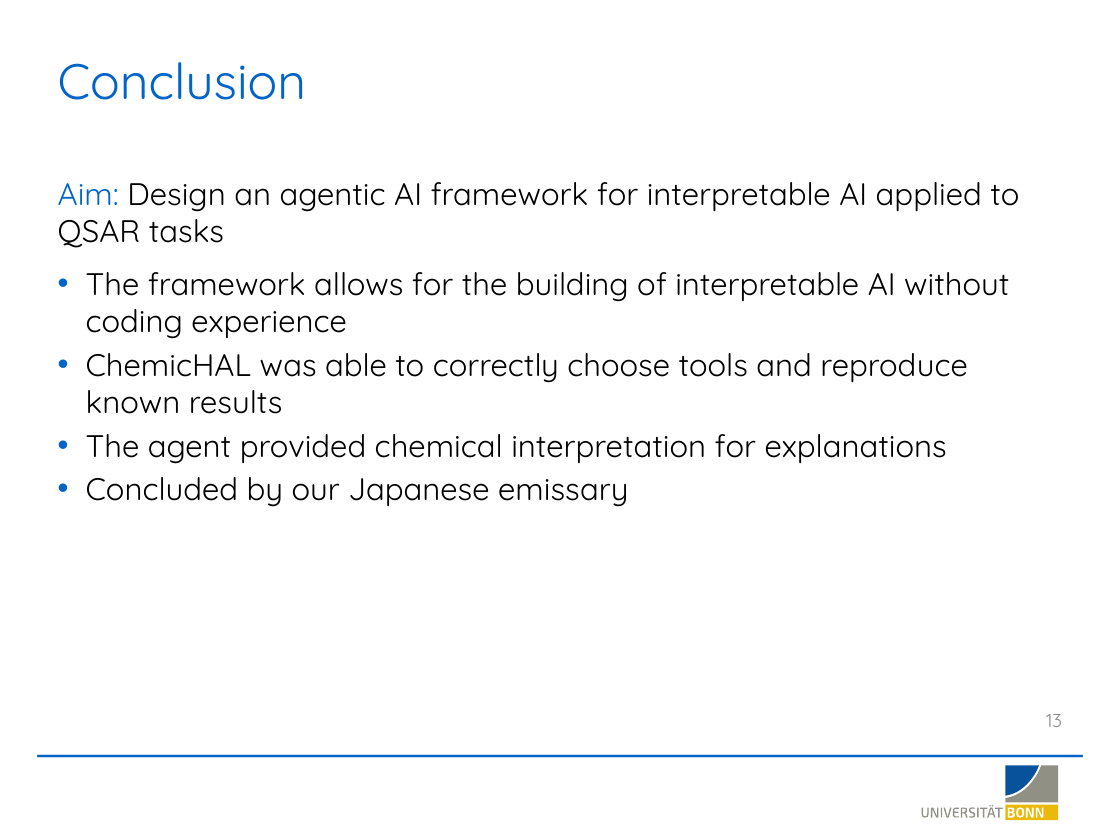
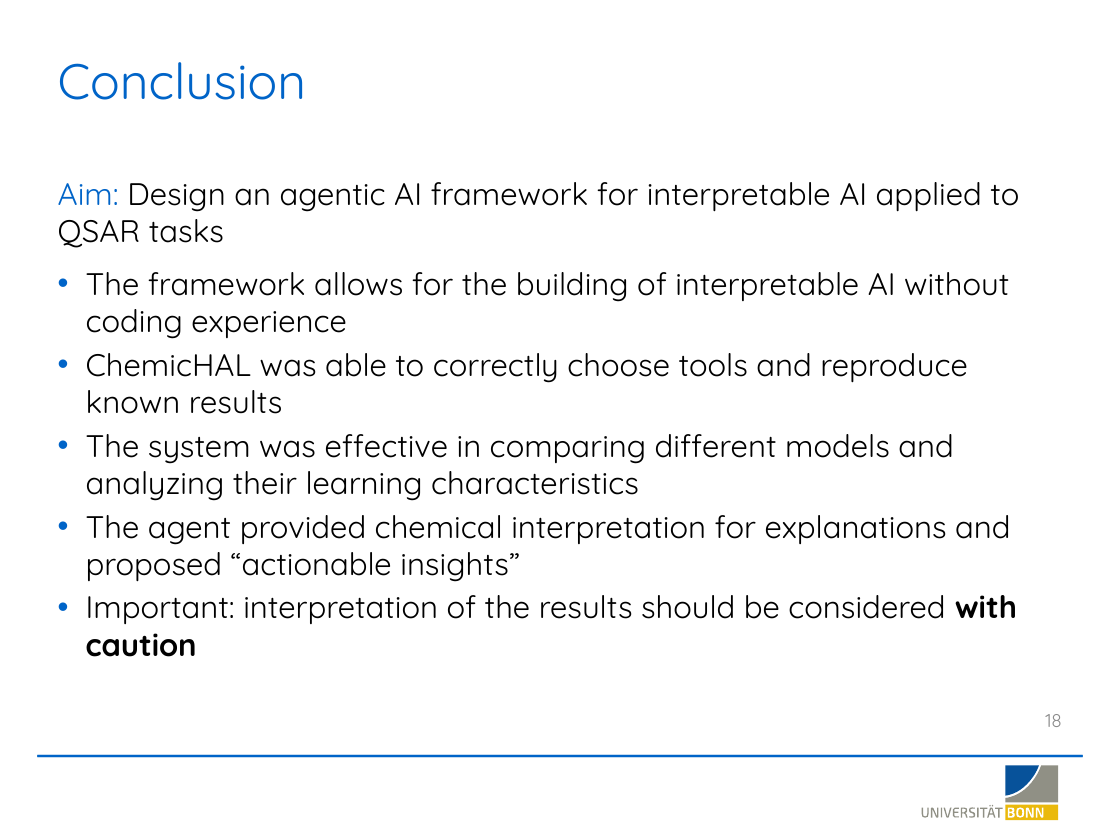
Before and after one commit to LSI-Uni-Bonn/ChemicHAL, a slide deck: slide 18 of slides/AI_Agent_Explainability.pptx (slide 13 before the commit). Drawn at 1120x840 pixels with LibreOffice and Linux fonts; fonts in the diff are those of the drawing; background and template pictures are left out. Boxes give left, top, right and bottom in pixels: in the first picture for what was removed or moved away, otherwise in the second. Text is boxed around its words. In the diff, an @@ line names an element or a change of style, - is before the commit and + after.

Commit message:
Update AI Agent Explainability presentation slides

```diff
--- a/slides/AI_Agent_Explainability.pptx
+++ b/slides/AI_Agent_Explainability.pptx
@@ text at (x1=86, y1=434, x2=1017, y2=657): text changed @@
-• The agent provided chemical interpretation for explanations
-• Concluded by our Japanese emissary
+• The system was effective in comparing different models and analyzing their learning characteristics
+• The agent provided chemical interpretation for explanations and proposed “actionable insights”
+• Important: interpretation of the results should be considered with caution
@@ page number at (x1=1045, y1=714, x2=1062, y2=727): text changed @@
-13
+18
```
Also in this commit, not shown: 2 other slides changed, 6 slides added.
